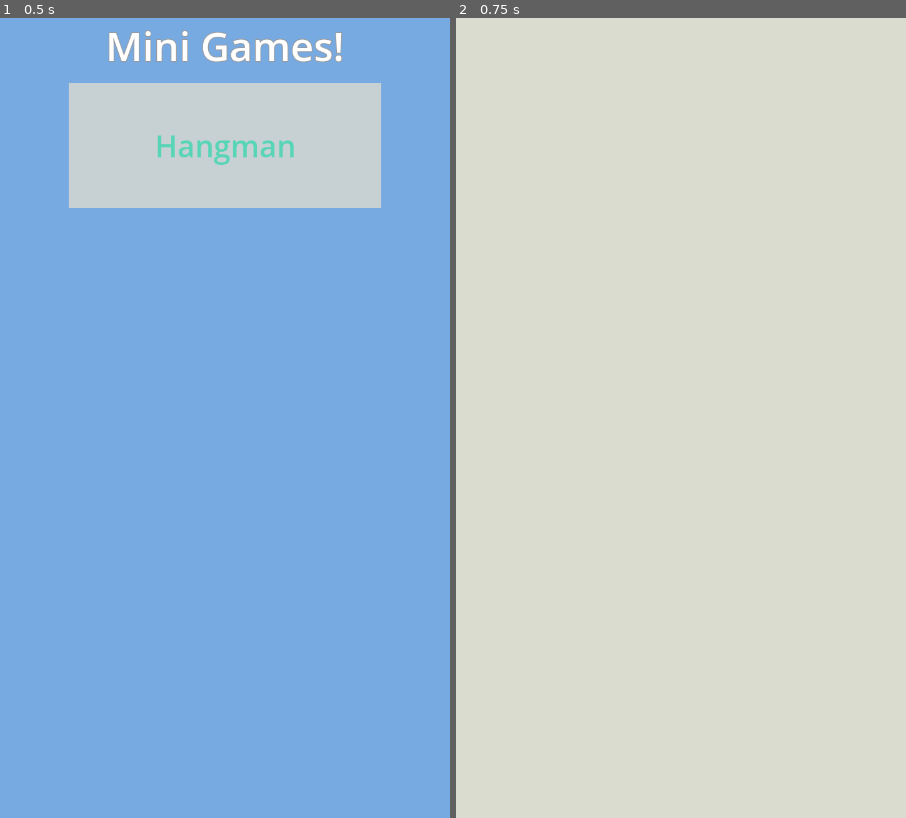
Above: before the commit, frames 1-2 (left to right).
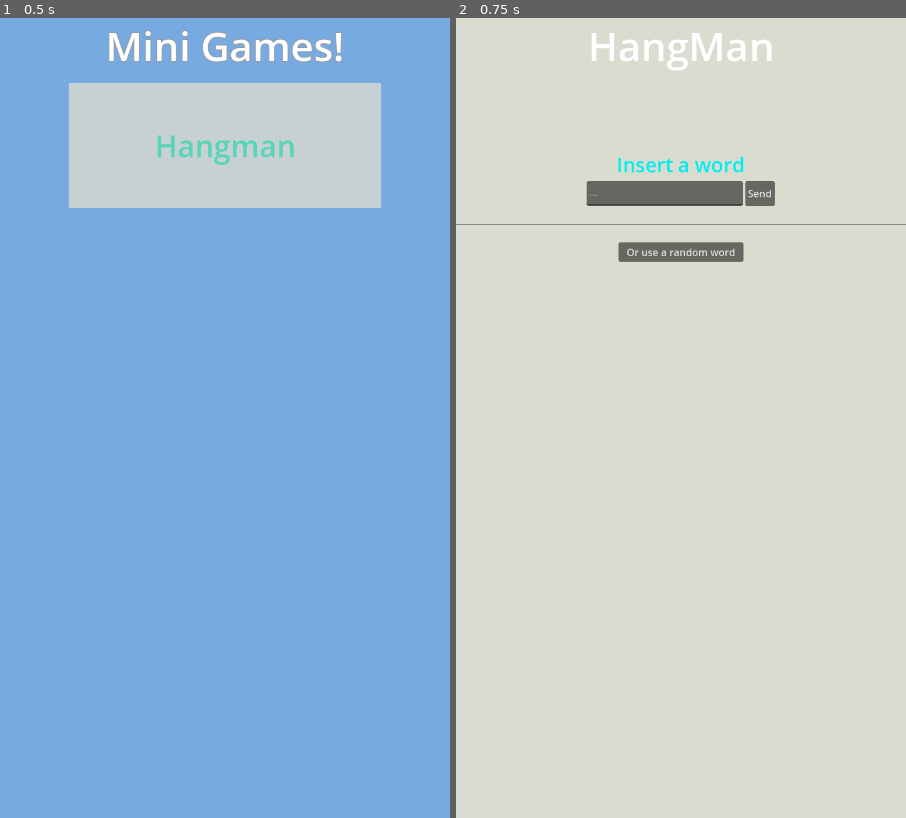
Above: after the commit, the same moments.

Repository: Rob-Pil8/web-minigames
Game: Godot game, scene res://scenes/main_menu.tscn
Same seed, same stepped clock (60 frames per second), same inputs: the game is played once before the commit and once after it.
Inputs:
- Up to frame 1 (0.5 s): no input
- Up to frame 2 (0.75 s): click "Hangman" at 0.5 s

Frame 1 is identical in both runs. In frame 2, 2.9% of the frame differs, in the area x 0-100%, y 1-31%.

Commit message:
Hagman progress
- Added UI for hangman
- added a text input field
- added a use a random word button

Diff:
--- /dev/null
+++ b/resources/label_settings/text_input.tres
@@ -0,0 +1,5 @@
+[gd_resource type="LabelSettings" format=3 uid="uid://crarj3dqnicyy"]
+
+[resource]
+font_size = 32
+font_color = Color(5.77569e-06, 0.931653, 0.9418494, 1)
--- a/scenes/minigames/hangman.tscn
+++ b/scenes/minigames/hangman.tscn
@@ -1,6 +1,27 @@
-[gd_scene format=3 uid="uid://b0y4nekco7kd1"]
+[gd_scene load_steps=5 format=3 uid="uid://b0y4nekco7kd1"]
+
+[ext_resource type="Script" uid="uid://dh6egeeor2n1s" path="res://scripts/hangman.gd" id="1_a6wn6"]
+[ext_resource type="LabelSettings" uid="uid://crarj3dqnicyy" path="res://resources/label_settings/text_input.tres" id="1_tbbyo"]
+
+[sub_resource type="LabelSettings" id="LabelSettings_ihj4x"]
+font_size = 64
+
+[sub_resource type="GDScript" id="GDScript_tbbyo"]
+script/source = "extends TextEdit
+
+
+# Called when the node enters the scene tree for the first time.
+func _ready() -> void:
+	pass # Replace with function body.
+
+
+# Called every frame. 'delta' is the elapsed time since the previous frame.
+func _process(delta: float) -> void:
+	pass
+"
 
 [node name="Hangman" type="Node2D"]
+script = ExtResource("1_a6wn6")
 
 [node name="Background" type="Node2D" parent="."]
 
@@ -8,3 +29,62 @@
 offset_right = 720.0
 offset_bottom = 1280.0
 color = Color(0.85648125, 0.86167496, 0.8143181, 1)
+
+[node name="UI" type="Control" parent="."]
+layout_mode = 3
+anchors_preset = 0
+offset_right = 40.0
+offset_bottom = 40.0
+
+[node name="VBoxContainer" type="VBoxContainer" parent="UI"]
+layout_mode = 1
+offset_right = 720.0
+offset_bottom = 1280.0
+
+[node name="TitleMargin" type="MarginContainer" parent="UI/VBoxContainer"]
+layout_mode = 2
+theme_override_constants/margin_bottom = 120
+
+[node name="Title" type="Label" parent="UI/VBoxContainer/TitleMargin"]
+layout_mode = 2
+text = "HangMan"
+label_settings = SubResource("LabelSettings_ihj4x")
+horizontal_alignment = 1
+
+[node name="InsertLabel" type="Label" parent="UI/VBoxContainer"]
+layout_mode = 2
+text = "Insert a word"
+label_settings = ExtResource("1_tbbyo")
+horizontal_alignment = 1
+
+[node name="HBoxContainer" type="HBoxContainer" parent="UI/VBoxContainer"]
+layout_mode = 2
+size_flags_horizontal = 4
+size_flags_vertical = 4
+
+[node name="TextInput" type="TextEdit" parent="UI/VBoxContainer/HBoxContainer"]
+clip_contents = false
+custom_minimum_size = Vector2(250, 40)
+layout_mode = 2
+size_flags_horizontal = 4
+placeholder_text = "..."
+emoji_menu_enabled = false
+tab_input_mode = false
+script = SubResource("GDScript_tbbyo")
+
+[node name="SendButton" type="Button" parent="UI/VBoxContainer/HBoxContainer"]
+layout_mode = 2
+text = "Send"
+
+[node name="HSeparator" type="HSeparator" parent="UI/VBoxContainer"]
+custom_minimum_size = Vector2(0, 50)
+layout_mode = 2
+
+[node name="Button" type="Button" parent="UI/VBoxContainer"]
+custom_minimum_size = Vector2(200, 0)
+layout_mode = 2
+size_flags_horizontal = 4
+text = "Or use a random word"
+autowrap_mode = 3
+
+[connection signal="button_down" from="UI/VBoxContainer/HBoxContainer/SendButton" to="." method="_on_send_button_button_down"]
--- /dev/null
+++ b/scripts/hangman.gd
@@ -0,0 +1,9 @@
+extends Node2D
+
+
+func _on_send_button_button_down() -> void:
+	var regex = RegEx.new()
+	var input_string: String = $UI/VBoxContainer/HBoxContainer/TextInput.text
+	regex.compile("^[ ]*[A-Za-z]+[ ]*$")
+
+	print(input_string)
Not shown, added: scripts/hangman.gd.uid
